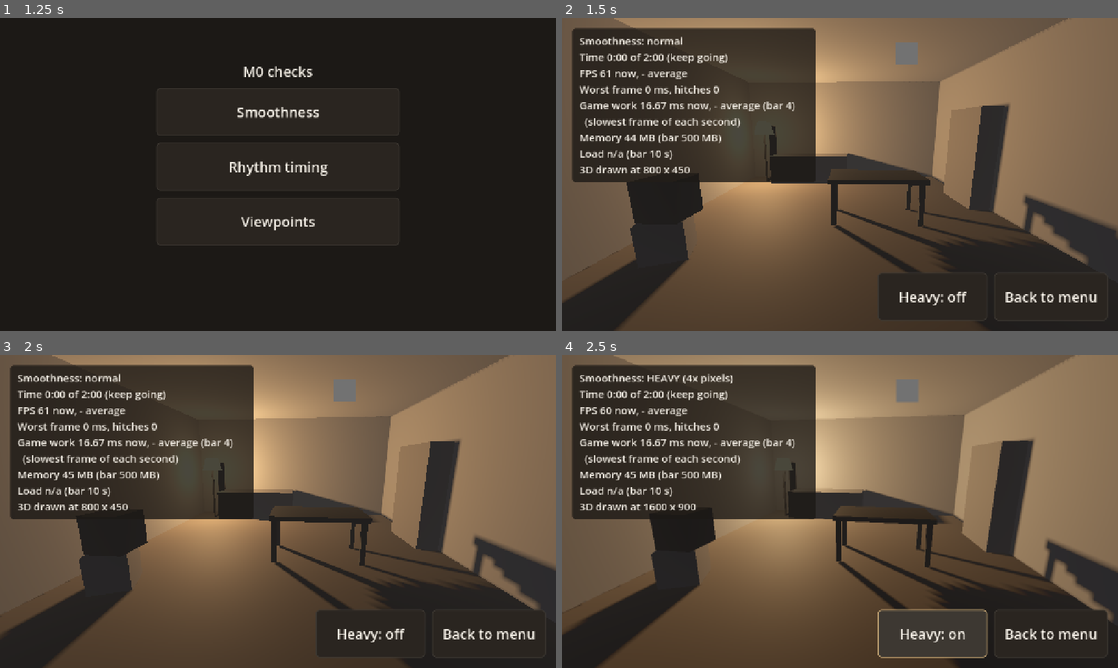
Above: before the commit, frames 1-4 (two rows, left to right).
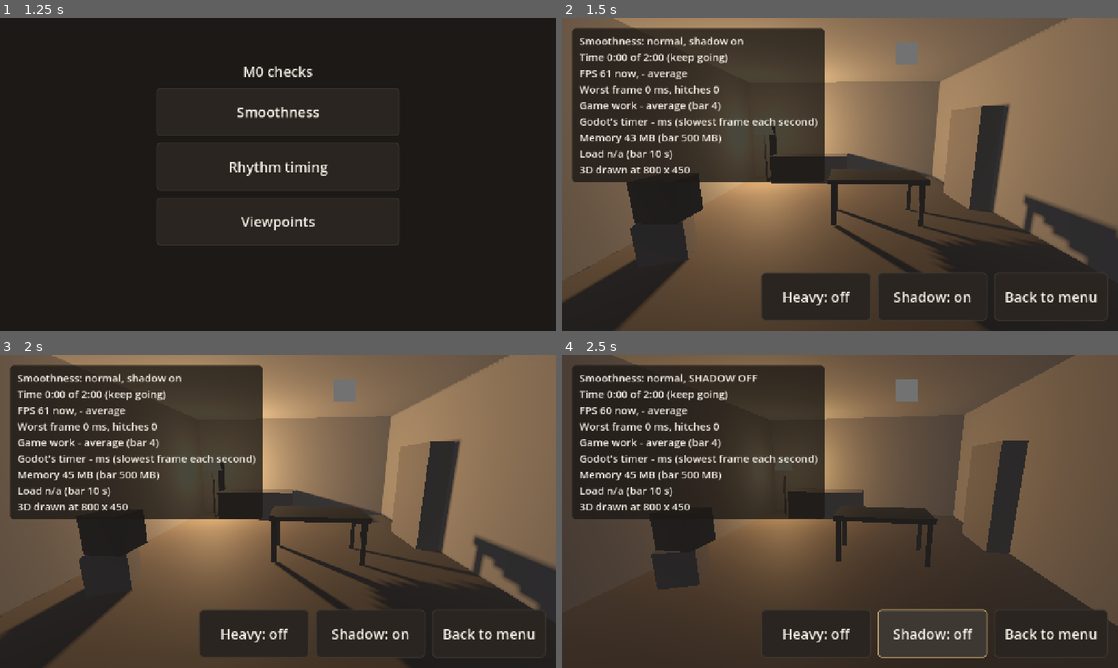
Above: after the commit, the same moments.

Repository: dsickles/Threshold
Game: Godot game, scene res://scenes/ui/m0_menu.tscn
Two runs of this game, one before a commit and one after it. Both use one fixed random seed, a clock stepped at 60 frames per second and the inputs below.
Inputs (mouse positions are in pixels of both pictures, inside the frame that each line leads up to):
- Up to frame 1 (1.25 s): click "Tap to begin" at 0.5 s
- Up to frame 2 (1.5 s): click "Smoothness" at 1.25 s
- Up to frame 3 (2 s): no input
- Up to frame 4 (2.5 s): click (934, 633) at 2 s, where only the run after the commit has a clickable "Shadow: on"

Frame 1 is identical in both runs. In frame 2, 4.9% of the frame differs, in the area x 3-74%, y 3-97%; in frame 3, 4.9%; in frame 4, 56%, in the area x 0-100%, y 0-100%.

Commit message:
Smoothness check: true per-frame game-work average, readout out of the timing, test-only lamp shadow switch (DAS-67)
Co-Authored-By: Claude Opus 5.5 <noreply@anthropic.com>

Diff:
--- a/game/scenes/m0_checks/smoothness/smoothness_check.gd
+++ b/game/scenes/m0_checks/smoothness/smoothness_check.gd
@@ -13,8 +13,8 @@
 # Shaders compile and the heavy buffer is built in the first moments, so
 # nothing is counted then. Godot's process-time number lags by up to a second.
 const WARMUP_SECONDS := 2.0
-# Redraw the numbers a few times a second so they can be read.
-const STATS_REFRESH_SECONDS := 0.25
+# Redraw the numbers twice a second so they can be read.
+const STATS_REFRESH_SECONDS := 0.5
 # Heavy = the 3D picture drawn at 2x width and 2x height = 4x the pixels.
 const HEAVY_SCALE := 2.0
 
@@ -22,6 +22,8 @@
 @onready var _stats: Label = %Stats
 @onready var _heavy_button: Button = %HeavyButton
 @onready var _back_button: Button = %BackButton
+@onready var _shadow_button: Button = %ShadowButton
+@onready var _lamp_light: OmniLight3D = %LampLight
 @onready var _proof_square: MeshInstance3D = %ProofSquare
 
 var _camera_start: Vector3
@@ -29,12 +31,15 @@
 var _sway_time := 0.0
 var _last_frame_usec := 0
 var _load_s := -1.0
+var _memory_text := "-"
+var _work_start_usec := 0
 
 var _elapsed := 0.0
 var _frames := 0
-var _work_samples := 0
-var _work_ms_total := 0.0
-var _next_work_sample := 0.0
+var _true_work_ms_total := 0.0
+var _godot_samples := 0
+var _godot_ms_total := 0.0
+var _next_godot_sample := 0.0
 var _next_stats_refresh := 0.0
 var _worst_ms := 0.0
 var _hitches := 0
@@ -43,7 +48,15 @@
 func _ready() -> void:
 	_camera_start = _camera.position
 	_heavy_button.toggled.connect(_on_heavy_toggled)
+	_shadow_button.toggled.connect(_on_shadow_toggled)
 	_back_button.pressed.connect(_on_back_pressed)
+	# Game work is timed from the start of Godot's per-frame update (physics
+	# first, then everything else) to just before drawing. The readout updates
+	# after drawing, so it is not counted.
+	get_tree().physics_frame.connect(_on_frame_work_started)
+	get_tree().process_frame.connect(_on_frame_work_started)
+	RenderingServer.frame_pre_draw.connect(_on_frame_work_finished)
+	RenderingServer.frame_post_draw.connect(_on_frame_drawn)
 	_load_s = _measure_load_seconds()
 	_reset_run()
 
@@ -68,11 +81,27 @@
 		if frame_ms > HITCH_MS:
 			_hitches += 1
 		# Godot refreshes its process-time number once a second.
-		if _elapsed >= _next_work_sample:
-			_work_samples += 1
-			_work_ms_total += _work_ms_now()
-			_next_work_sample = _elapsed + 1.0
+		if _elapsed >= _next_godot_sample:
+			_godot_samples += 1
+			_godot_ms_total += _godot_ms_now()
+			_next_godot_sample = _elapsed + 1.0
+
+
+# Keeps the earliest start in a frame, so physics steps are counted too.
+func _on_frame_work_started() -> void:
+	if _work_start_usec == 0:
+		_work_start_usec = Time.get_ticks_usec()
+
+
+func _on_frame_work_finished() -> void:
+	if _elapsed > WARMUP_SECONDS and _work_start_usec > 0:
+		_true_work_ms_total += (Time.get_ticks_usec() - _work_start_usec) / 1000.0
+	_work_start_usec = 0
+
+
+func _on_frame_drawn() -> void:
 	if _elapsed >= _next_stats_refresh:
+		_memory_text = _read_memory_text()
 		_stats.text = _stats_text()
 		_next_stats_refresh = _elapsed + STATS_REFRESH_SECONDS
 
@@ -82,25 +111,27 @@
 	var window_size := get_window().size
 	var scale := get_viewport().scaling_3d_scale
 	var lines: PackedStringArray = []
-	lines.append("Smoothness: %s" % ("HEAVY (4x pixels)" if heavy else "normal"))
+	var shadow := "shadow on" if _lamp_light.shadow_enabled else "SHADOW OFF"
+	lines.append("Smoothness: %s, %s" % ["HEAVY (4x pixels)" if heavy else "normal", shadow])
 	var run_note := "done" if _elapsed >= RUN_SECONDS else "keep going"
 	lines.append("Time %s of %s (%s)" % [_clock(_elapsed), _clock(RUN_SECONDS), run_note])
 	var counted_s := _elapsed - WARMUP_SECONDS
 	var fps_avg := "%.1f" % (_frames / counted_s) if counted_s > 0.0 else "-"
 	lines.append("FPS %d now, %s average" % [Engine.get_frames_per_second(), fps_avg])
 	lines.append("Worst frame %.0f ms, hitches %d" % [_worst_ms, _hitches])
-	var work_avg := "%.2f" % (_work_ms_total / _work_samples) if _work_samples > 0 else "-"
-	lines.append("Game work %.2f ms now, %s average (bar %.0f)" % [_work_ms_now(), work_avg, WORK_BAR_MS])
-	lines.append("  (slowest frame of each second)")
-	lines.append("Memory %s (bar %.0f MB)" % [_memory_text(), MEMORY_BAR_MB])
+	var work_avg := "%.2f ms" % (_true_work_ms_total / _frames) if _frames > 0 else "-"
+	lines.append("Game work %s average (bar %.0f)" % [work_avg, WORK_BAR_MS])
+	var godot_avg := "%.2f" % (_godot_ms_total / _godot_samples) if _godot_samples > 0 else "-"
+	lines.append("Godot's timer %s ms (slowest frame each second)" % godot_avg)
+	lines.append("Memory %s (bar %.0f MB)" % [_memory_text, MEMORY_BAR_MB])
 	lines.append("Load %s (bar %.0f s)" % ["%.1f s" % _load_s if _load_s >= 0.0 else "n/a", LOAD_BAR_S])
 	lines.append("3D drawn at %d x %d" % [roundi(window_size.x * scale), roundi(window_size.y * scale)])
 	return "\n".join(lines)
 
 
-# Godot's built-in process timer: the game's own work in a frame, in ms.
-# Godot reports the slowest frame of the last second, so this runs high.
-func _work_ms_now() -> float:
+# Godot's built-in process timer, in ms. It reports the slowest frame of the
+# last second, so it runs high; shown for reference, not judged.
+func _godot_ms_now() -> float:
 	return Performance.get_monitor(Performance.TIME_PROCESS) * 1000.0
 
 
@@ -111,7 +142,7 @@
 
 # Godot's own memory (the web page's engine memory) plus graphics memory.
 # Safari's own overhead is not included.
-func _memory_text() -> String:
+func _read_memory_text() -> String:
 	var video_mb := Performance.get_monitor(Performance.RENDER_VIDEO_MEM_USED) / 1048576.0
 	var engine_bytes := _web_engine_memory_bytes()
 	if engine_bytes < 0:
@@ -140,9 +171,10 @@
 func _reset_run() -> void:
 	_elapsed = 0.0
 	_frames = 0
-	_work_samples = 0
-	_work_ms_total = 0.0
-	_next_work_sample = WARMUP_SECONDS
+	_true_work_ms_total = 0.0
+	_godot_samples = 0
+	_godot_ms_total = 0.0
+	_next_godot_sample = WARMUP_SECONDS
 	_next_stats_refresh = 0.0
 	_last_frame_usec = Time.get_ticks_usec()
 	_worst_ms = 0.0
@@ -156,6 +188,12 @@
 	_reset_run()
 
 
+func _on_shadow_toggled(off: bool) -> void:
+	_lamp_light.shadow_enabled = not off
+	_shadow_button.text = "Shadow: off" if off else "Shadow: on"
+	_reset_run()
+
+
 func _on_back_pressed() -> void:
 	get_viewport().scaling_3d_scale = 1.0
 	get_tree().change_scene_to_file(MENU_SCENE)
--- a/game/scenes/m0_checks/smoothness/smoothness_check.tscn
+++ b/game/scenes/m0_checks/smoothness/smoothness_check.tscn
@@ -249,7 +249,8 @@
 mesh = SubResource("Mesh_lamp_shade")
 surface_material_override/0 = SubResource("Mat_shade")
 
-[node name="Light" type="OmniLight3D" parent="Room/Lamp"]
+[node name="LampLight" type="OmniLight3D" parent="Room/Lamp"]
+unique_name_in_owner = true
 transform = Transform3D(1, 0, 0, 0, 1, 0, 0, 0, 1, 0, 1.45, 0.25)
 light_color = Color(1, 0.8, 0.55, 1)
 light_energy = 2.5
@@ -300,7 +301,7 @@
 anchor_top = 1.0
 anchor_right = 1.0
 anchor_bottom = 1.0
-offset_left = -544.0
+offset_left = -812.0
 offset_top = -134.0
 offset_right = -24.0
 offset_bottom = -24.0
@@ -315,6 +316,13 @@
 toggle_mode = true
 text = "Heavy: off"
 
+[node name="ShadowButton" type="Button" parent="Hud/Root/Buttons"]
+unique_name_in_owner = true
+custom_minimum_size = Vector2(252, 110)
+layout_mode = 2
+toggle_mode = true
+text = "Shadow: on"
+
 [node name="BackButton" type="Button" parent="Hud/Root/Buttons"]
 unique_name_in_owner = true
 custom_minimum_size = Vector2(252, 110)
Not shown, changed: docs/playtests/2026-10-17-m0-smoothness.md
